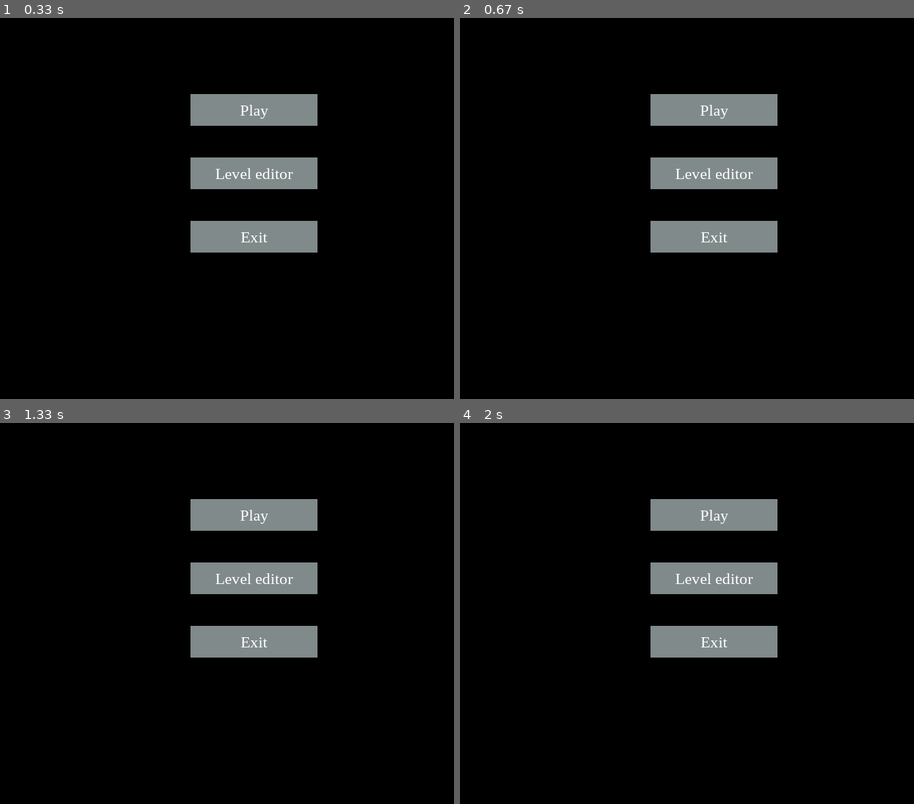
Above: before the commit, frames 1-4 (two rows, left to right).
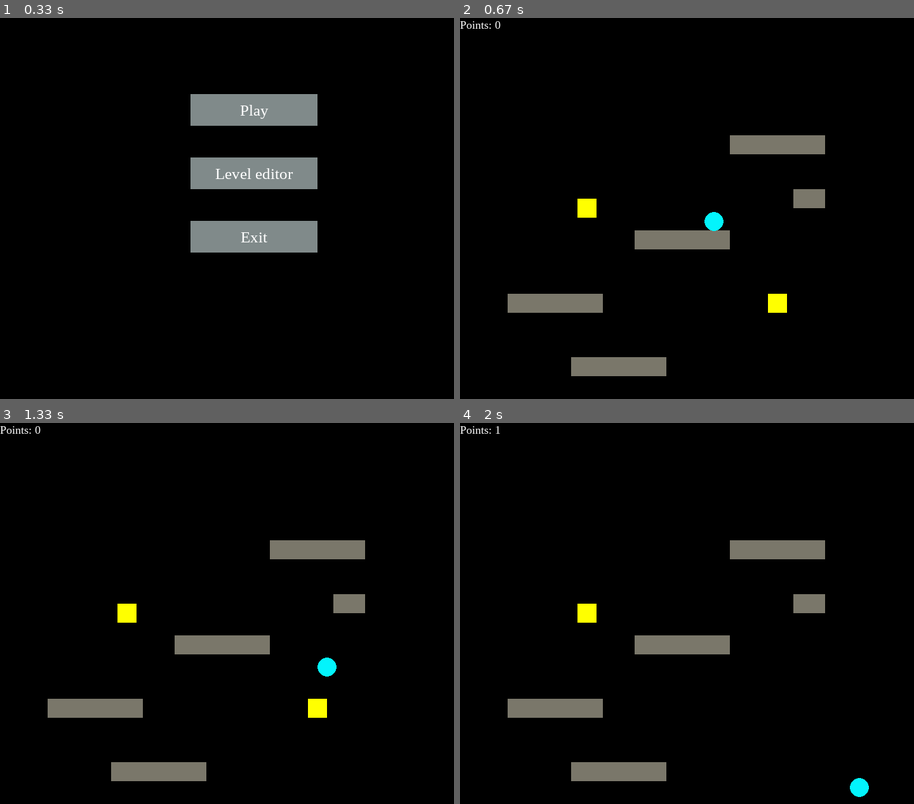
Above: after the commit, the same moments.

Repository: kamilxkruk/PyGamePlatformer
Game: pygame game, started from main.py
Same seed, same stepped clock (60 frames per second), same inputs: the game is played once before the commit and once after it.
Inputs (mouse positions are in pixels of both pictures, inside the frame that each line leads up to):
- Up to frame 1 (0.33 s): no input
- Up to frame 2 (0.67 s): press the mouse at (714, 109) at 0.37 s; move the mouse to (632, 204) at 0.47 s; release the mouse at (555, 296) at 0.6 s
- Up to frame 3 (1.33 s): hold D 0.67-1.13 s; move the mouse to (326, 480) at 0.7 s
- Up to frame 4 (2 s): hold D 1.5-1.97 s

Frame 1 is identical in both runs. In frame 2, 11% of the frame differs, in the area x 0-81%, y 0-95%; in frame 3, 11%; in frame 4, 11%.

Commit message:
Draw tiles in level editor

Diff:
--- a/gameObject.py
+++ b/gameObject.py
@@ -33,7 +33,9 @@
         self.exitLabelRect = self.exitLabel.get_rect()
         self.exitLabelRect.center = self.exitMenuRectangle.center
 
-
+        self.levelEditorData = [0]*12
+        for row in range(len(self.levelEditorData)):
+            self.levelEditorData[row] = [0]*16
 
     # process game
     def process_game(self):
@@ -50,7 +52,7 @@
                 sys.exit(0)
             elif event.type == pygame.KEYDOWN and event.key == pygame.K_ESCAPE:
                 self.gameMode = GAMEMODE_MENU
-            elif event.type == pygame.MOUSEBUTTONUP:
+            elif event.type == pygame.MOUSEBUTTONDOWN:
                 mousePosition = pygame.mouse.get_pos()
 
                 if self.gameMode == GAMEMODE_MENU:
@@ -66,7 +68,9 @@
                     xId = mousePosition[0]//TILE_SIZE
                     yId = mousePosition[1]//TILE_SIZE
 
-                    print(xId,yId)
+                    self.levelEditorData[yId][xId] = (self.levelEditorData[yId][xId] + 1) % len(TERRAIN_TYPES)
+
+
 
 
 
@@ -107,10 +111,16 @@
         for column in range(EDITOR_COLUMNS+1):
             pygame.draw.line(self.display,WHITE,(column*TILE_SIZE,0),(column*TILE_SIZE,SCREEN_HEIGHT))
 
+        for rowId in range(len(self.levelEditorData)):
+            for columnId in range(len(self.levelEditorData[rowId])):
+                if self.levelEditorData[rowId][columnId] != 0:
+                    pygame.draw.rect(self.display,GREEN,pygame.rect.Rect((columnId*TILE_SIZE,rowId*TILE_SIZE),(TILE_SIZE,TILE_SIZE)))
+
 #Rzeczy do zrobienia:
 # 1. Narysować siatkę (grid)
 # 2. Stworzyć listę zawierającą status naszych pól na mapie
 # 3. Dodać mechanizm podmieniana rodzaju pola po kliknięciu
-# 4. Zapis stanu poziomu do pliku
-# 5. Odczyt stanu poziomu z pliku
-# 6. Zamiana poziomu w grze na ten z edytora
+# 4. Wyświetlanie odpowiednich pól po kliknięciu
+# 5. Zapis stanu poziomu do pliku
+# 6. Odczyt stanu poziomu z pliku
+# 7. Zamiana poziomu w grze na ten z edytora
--- a/settings.py
+++ b/settings.py
@@ -31,6 +31,11 @@
 EDITOR_ROWS = SCREEN_HEIGHT//TILE_SIZE
 EDITOR_COLUMNS = SCREEN_WIDTH//TILE_SIZE
 
+T_EMPTY = 0
+T_GRASS = 1
+T_DIRT = 2
+TERRAIN_TYPES = [T_EMPTY,T_GRASS,T_DIRT]
+
 #Game mode consts
 GAMEMODE_MENU = 0
 GAMEMODE_GAME = 1
